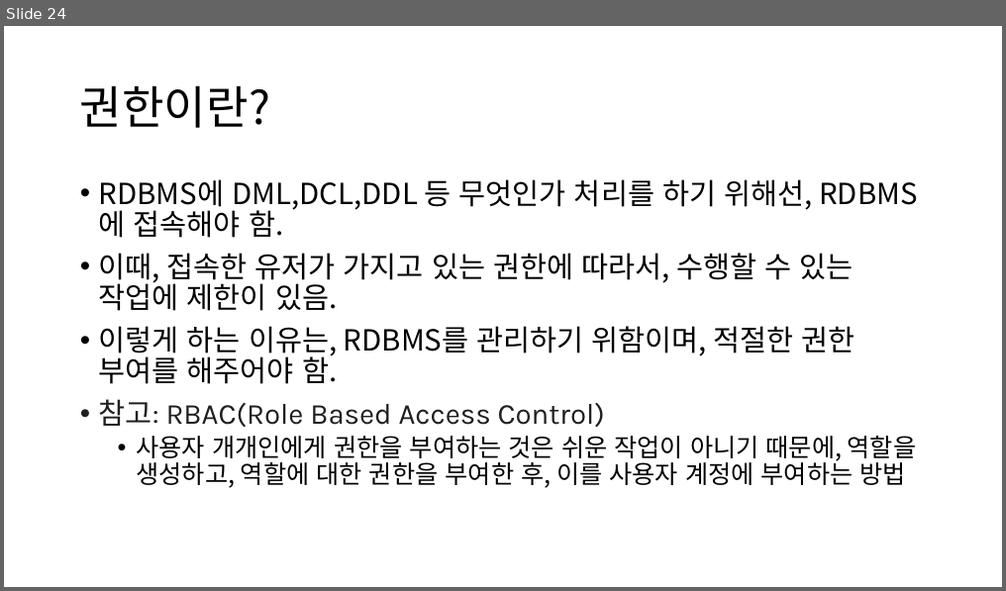
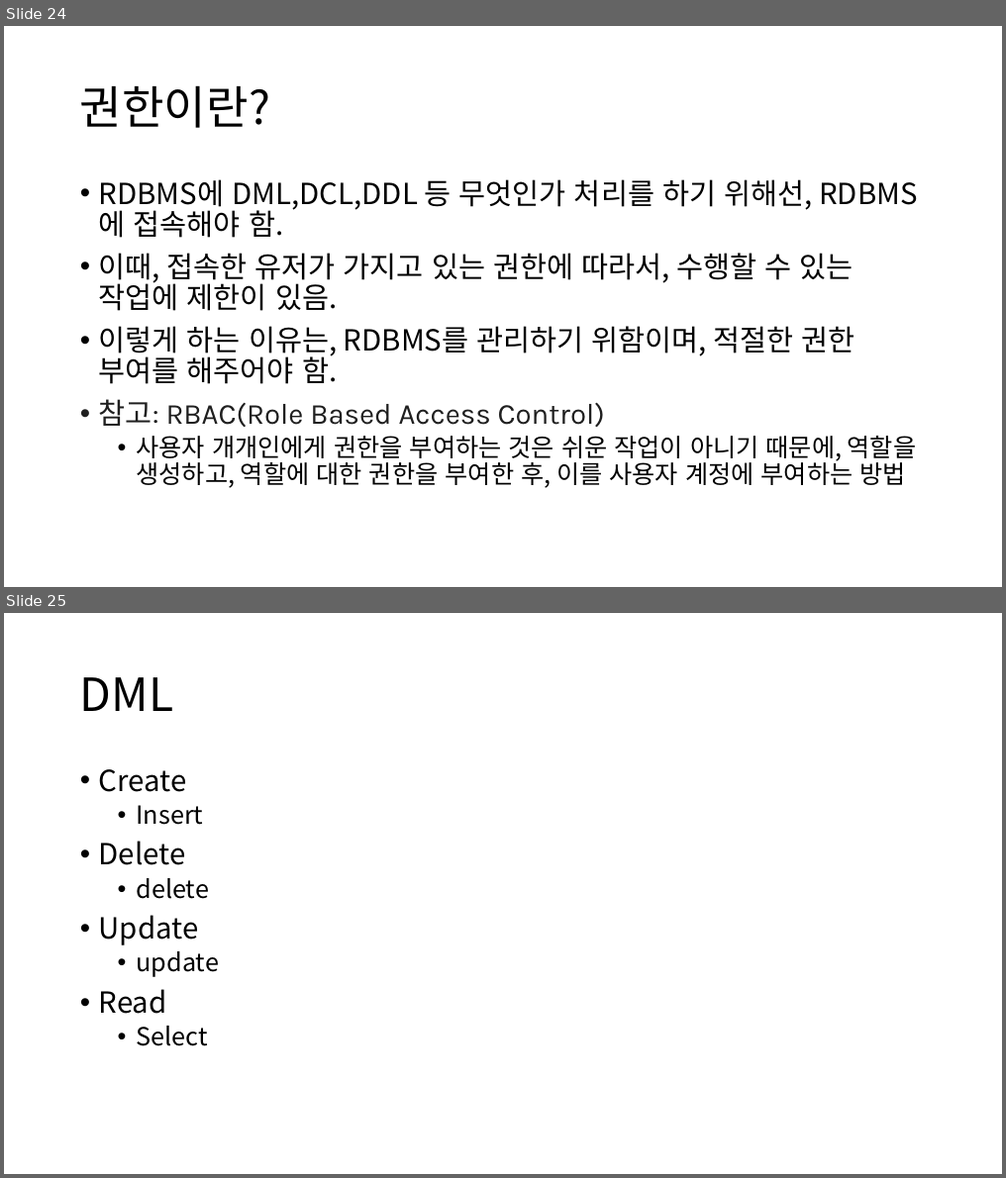
Before and after one commit to Baskervir/simcoding_jm, a slide deck: hy/수업자료/9주차 SQL/SQL.pptx. Shown one above the other, each under a label of ours: slide 24 before the commit, slides 24 and 25 after it. The pictures are 1006x591 and 1006x1178 pixels, drawn with LibreOffice and Linux fonts; fonts in the diff are those of the drawing. Boxes give left, top, right and bottom in pixels: in the first picture for what was removed or moved away, otherwise in the second. Text is boxed around its words. In the diff, an @@ line names an element or a change of style, - is before the commit and + after.

```diff
--- a/hy/수업자료/9주차 SQL/SQL.pptx
+++ b/hy/수업자료/9주차 SQL/SQL.pptx
@@ slide 25 added at (4, 613, 1002, 1174), background #FFFFFF @@
@@ title added at (80, 677, 173, 711), 44 pt, text #000000 @@
+DML
@@ text added at (99, 769, 219, 1047), 24 pt, text #000000 @@
+• Create
+  • Insert
+• Delete
+  • delete
+• Update
+  • update
+• Read
+  • Select
```
Also in this commit, not shown: 12 other slides added, 1 other file.
